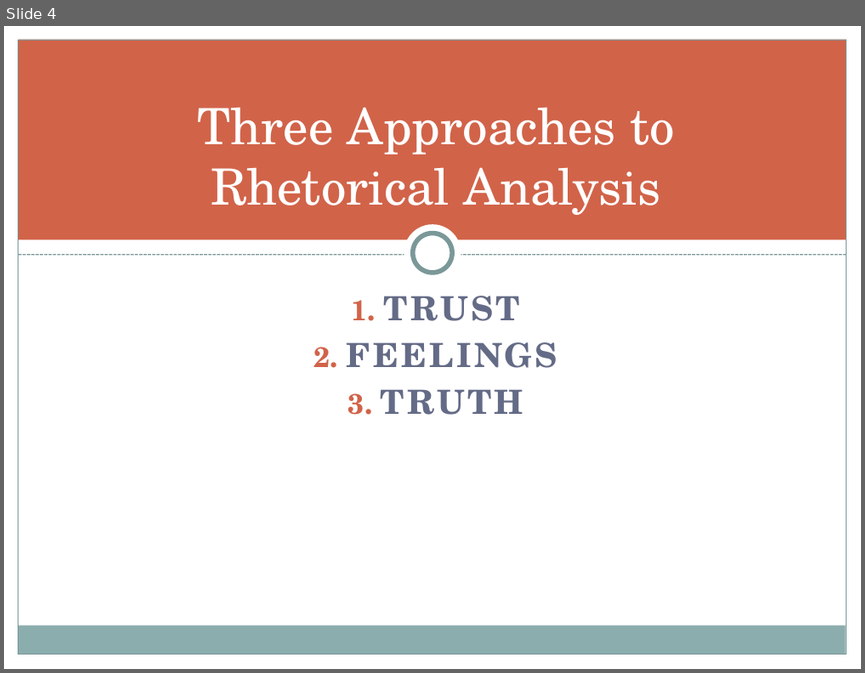
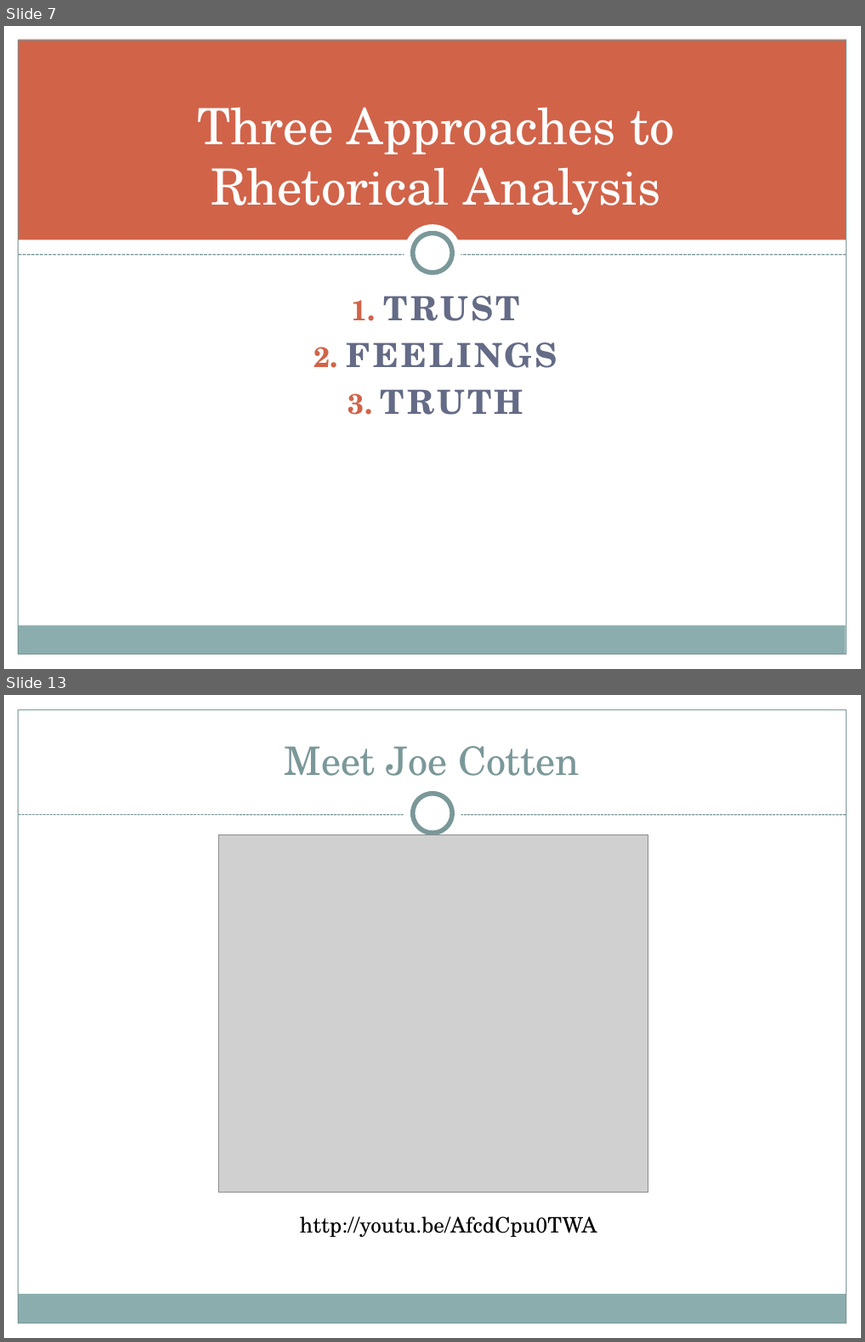
Before and after one commit to halperta/halperta.github.io, a slide deck: rhe306-spring2014/documents/ethosLecture.pptx. Shown one above the other, each under a label of ours: slide 4 before the commit, slides 7 and 13 after it; the slides between them are not shown. The pictures are 865x673 and 865x1342 pixels, drawn with LibreOffice and Linux fonts; fonts in the diff are those of the drawing; grey boxes stand for pictures. Boxes give left, top, right and bottom in pixels: in the first picture for what was removed or moved away, otherwise in the second. Text is boxed around its words. In the diff, an @@ line names an element or a change of style, - is before the commit and + after.

```diff
--- a/rhe306-spring2014/documents/ethosLecture.pptx
+++ b/rhe306-spring2014/documents/ethosLecture.pptx
@@ slide 13 added at (4, 695, 861, 1338), background #FFFFFF; not listed: 2 template elements that a slide beside it also shows @@
@@ rectangle added at (4, 695, 861, 825), fill #FFFFFF @@
@@ rectangle added at (4, 695, 18, 1338), fill #FFFFFF @@
@@ rectangle added at (846, 695, 861, 1338), fill #FFFFFF @@
@@ title added at (284, 746, 579, 776), 33 pt, text #7C999A @@
+Meet Joe Cotten
@@ ellipse added at (404, 785, 461, 842), fill #FFFFFF @@
@@ ellipse added at (413, 794, 452, 833), fill #FFFFFF, outline #7C999A 4 pt @@
@@ line added from (18, 815) to (846, 815), #7C999A 0.75 pt dashed @@
@@ picture added at (219, 834, 649, 1192) @@
@@ text added at (300, 1216, 597, 1237), 18 pt, text #000000 @@
+http://youtu.be/AfcdCpu0TWA
@@ what was slide 4 is now slide 7 @@
```
Also in this commit, not shown: 2 slides changed, 11 other slides added, 8 slides removed, 2 other files.
